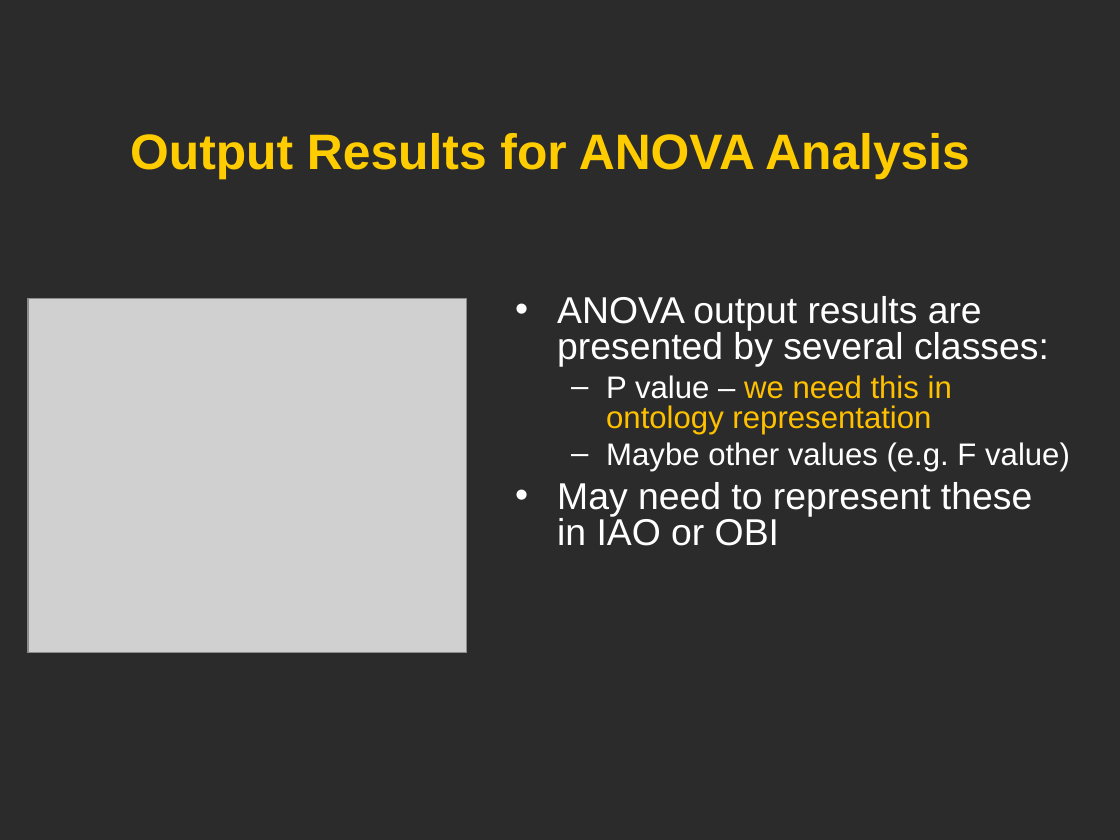
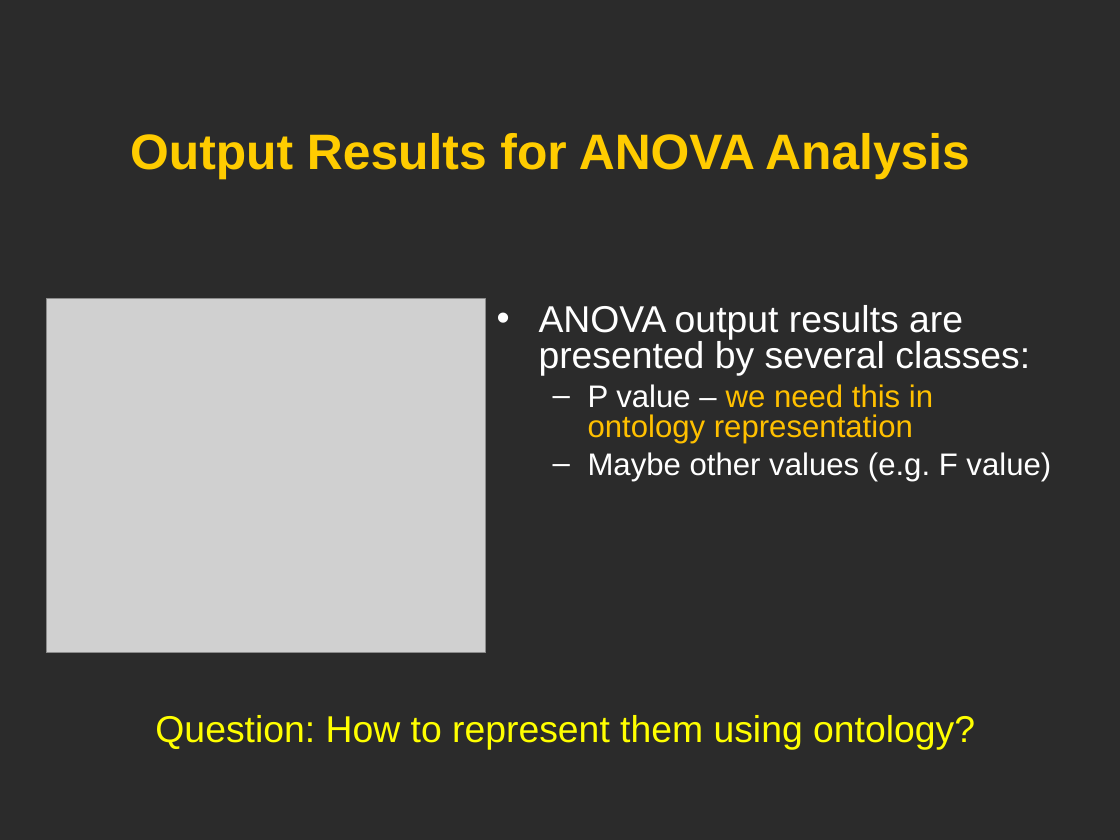
Before and after one commit to obi-ontology/obi-legacy-svn, a slide deck: slide 21 of trunk/docs/developer/use cases/Vaccine_usercase_Vancouver2010.ppt. Drawn at 1120x840 pixels with LibreOffice and Linux fonts; fonts in the diff are those of the drawing; grey boxes stand for pictures; background and template pictures are left out; a plain dark background stands for a picture behind light text. Boxes give left, top, right and bottom in pixels: in the first picture for what was removed or moved away, otherwise in the second. Text is boxed around its words. In the diff, an @@ line names an element or a change of style, - is before the commit and + after.

```diff
--- a/trunk/docs/developer/use cases/Vaccine_usercase_Vancouver2010.ppt
+++ b/trunk/docs/developer/use cases/Vaccine_usercase_Vancouver2010.ppt
@@ picture: place and size @@
-picture at <box>28,299,467,653</box>
+picture at <box>47,299,486,653</box>
@@ text "ANOVA output results are presented ...": place and size @@
-text "ANOVA output results are presented ..." at <box>557,296,1070,546</box>
+text "ANOVA output results are presented ..." at <box>539,305,1051,481</box>
@@ text at <box>557,482,1032,546</box>: paragraph removed @@
-• May need to represent these in IAO or OBI
@@ text added at <box>155,715,975,750</box>, 24 pt, text #FFFF00 @@
+Question: How to represent them using ontology?
```
Also in this commit, not shown: 11 other slides changed.
